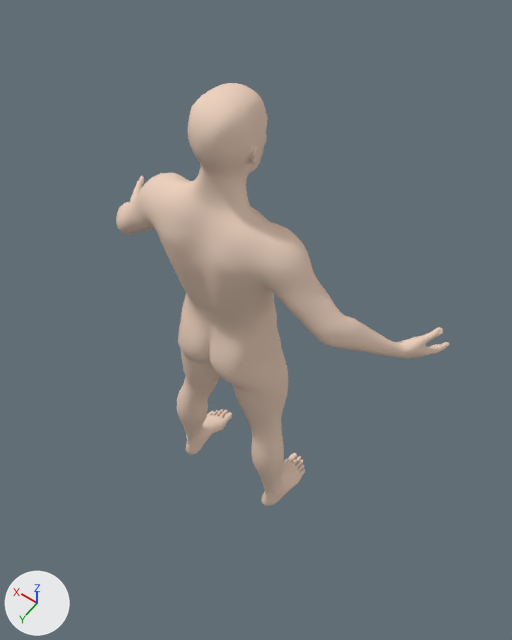
Renders of the Blender file assets/guy.blend from each side of a commit.
The view is the same before and after, from a 50 mm camera at (-0.865, 0.983, 2.783) aimed at (-0.073, -0.125, 1.042). The lights are fixed; the arrows at lower left show +X, +Y and +Z. Mesh edges are drawn as thin lines on the coarser meshes.

In view in the first picture: 'jesus-base'.
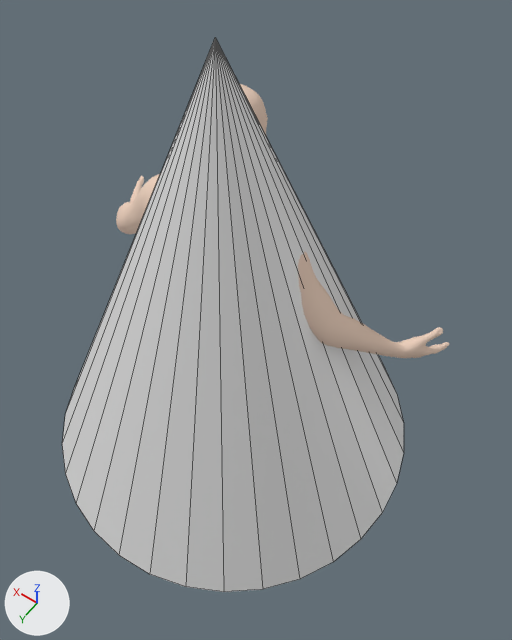
Diff of the bpy script that builds the scene:
```diff
--- a/assets/guy.blend.py
+++ b/assets/guy.blend.py
@@ me_cone @@
+me_cone.from_pydata(...)  # 33 vertices, 33 faces; spans x -0.62..0.62, y -0.66..0.58, z -0.62..0.88
@@ ob_tunic @@
+ob_tunic = bpy.data.objects.new('tunic', me_cone)
+ob_tunic.parent = ob_jesus_base
+ob_tunic.location = (-0.0324, 0.0, 1.131)
```

Location of each change, (x1, y1, x2, y2) in pixels of the pictures (512 x 640 px):
'tunic', added
    after: (62, 38, 404, 592)
'jesus-base', unchanged, covered by the edit
    before: (116, 83, 450, 506)
    after: (116, 84, 450, 358)
